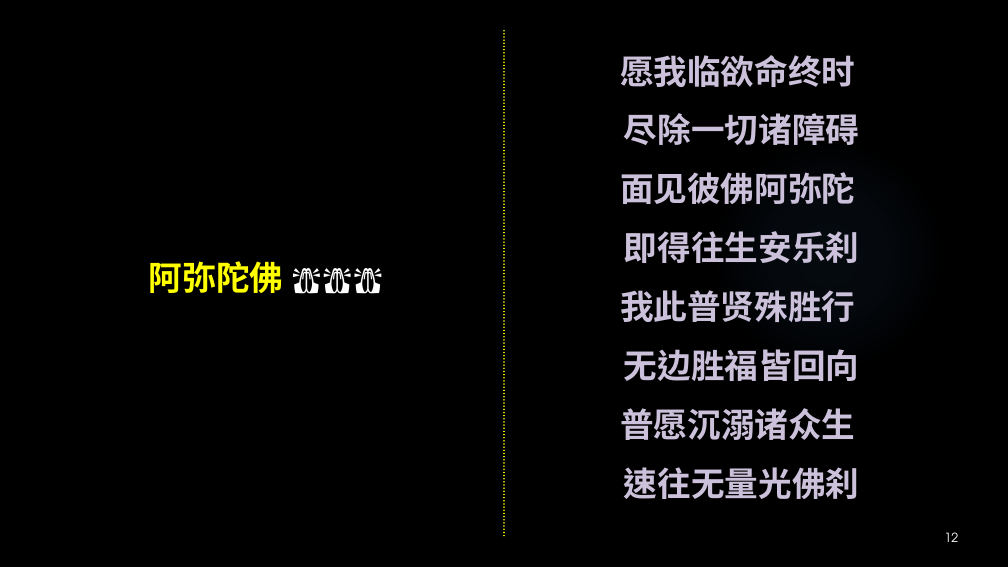
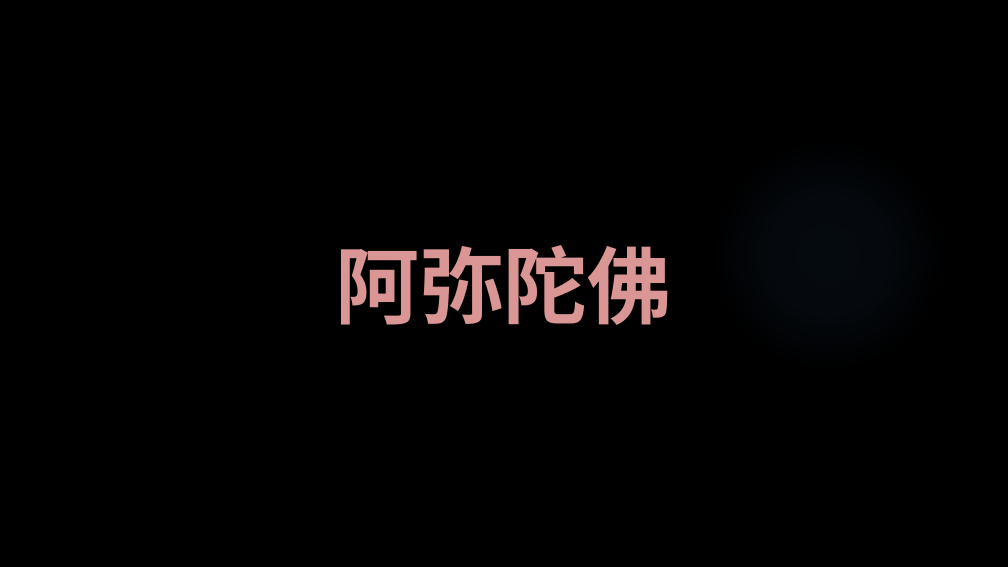
Before and after one commit to zuokun2013/hdv, a slide deck: slide 7 of other/回向2021.pptx (slide 12 before the commit). Drawn at 1008x567 pixels with LibreOffice and Linux fonts; fonts in the diff are those of the drawing; background and template pictures are left out. Boxes give left, top, right and bottom in pixels: in the first picture for what was removed or moved away, otherwise in the second. Text is boxed around its words. In the diff, an @@ line names an element or a change of style, - is before the commit and + after.

```diff
--- a/other/回向2021.pptx
+++ b/other/回向2021.pptx
@@ line removed from (504, 31) to (504, 536) @@
@@ text removed at bbox=[620, 55, 859, 499] @@
-愿我临欲命终时
-尽除一切诸障碍
-面见彼佛阿弥陀
-即得往生安乐刹
-我此普贤殊胜行
-无边胜福皆回向
-普愿沉溺诸众生
-速往无量光佛刹
@@ title at bbox=[336, 245, 672, 325]: text changed; size 32 to 80 pt; text colour #FFFF00 to #D99694 @@
-阿弥陀佛 🙏🙏🙏
+阿弥陀佛
@@ page number removed at bbox=[944, 532, 958, 542] @@
-12
```
Also in this commit, not shown: 6 other slides changed, 5 slides removed, 10 other files.
